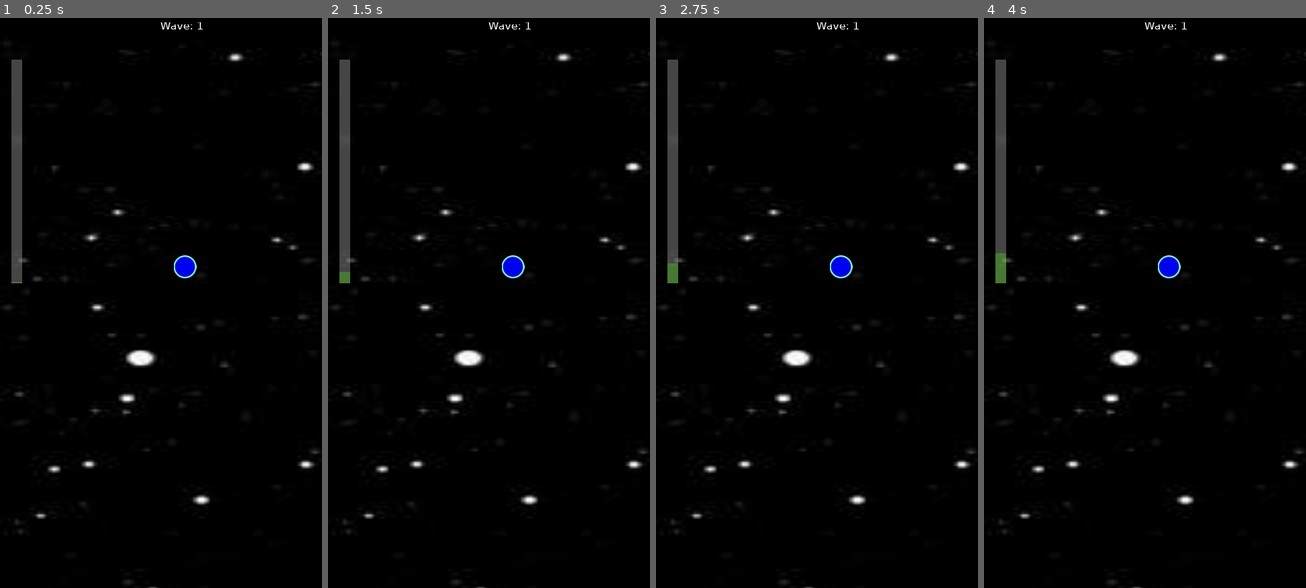
Above: before the commit, frames 1-4 (left to right).
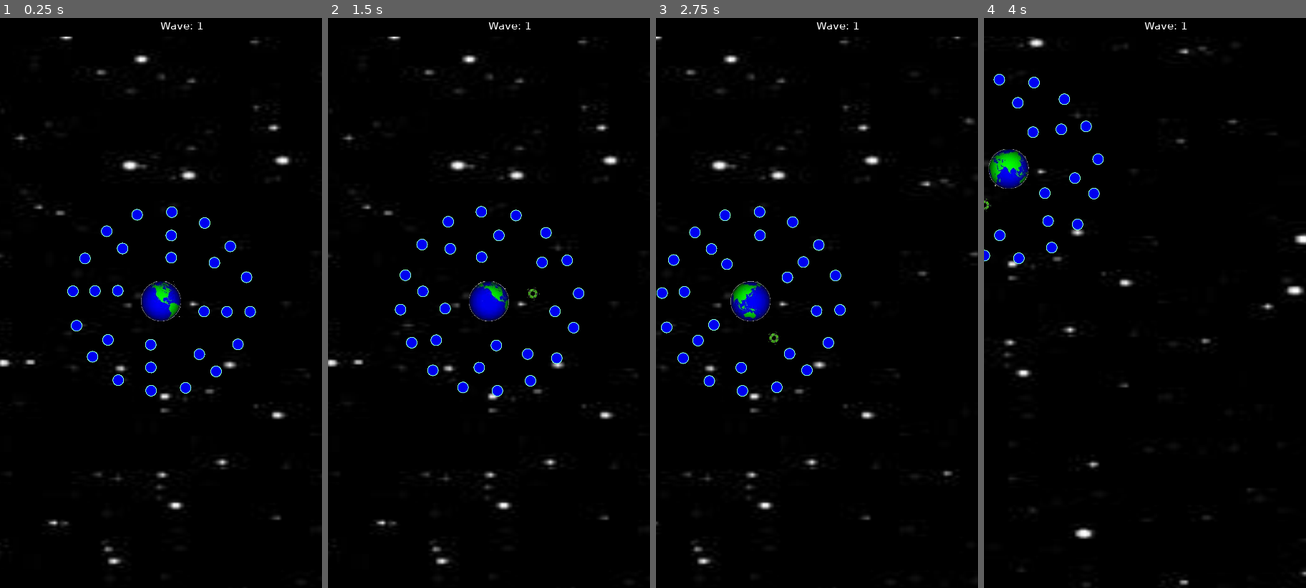
Above: after the commit, the same moments.

Repository: stevemanderson/orbit
Game: Godot game, scene res://main.tscn
The game is run twice, just before and just after one commit, with the same random seed, the same clock (stepped at 60 frames per second) and the same inputs.
Inputs (mouse positions are in pixels of both pictures, inside the frame that each line leads up to):
- Up to frame 1 (0.25 s): no input
- Up to frame 2 (1.5 s): move the mouse to (511, 268) at 0.52 s; click (511, 268) at 0.67 s; move the mouse to (424, 331) at 1.27 s; click (424, 331) at 1.42 s
- Up to frame 3 (2.75 s): move the mouse to (849, 177) at 2.02 s; click (849, 177) at 2.17 s
- Up to frame 4 (4 s): move the mouse to (1128, 417) at 2.77 s; click (1128, 417) at 2.92 s; move the mouse to (1241, 388) at 3.52 s; click (1241, 388) at 3.67 s

The runs differ from the first frame. In frame 1, 6.4% of the frame differs, in the area x 0-100%, y 3-100%; in frame 2, 6.4%; in frame 3, 6.2%; in frame 4, 5.1%.

Commit message:
Update for main

Diff:
--- a/main.tscn
+++ b/main.tscn
@@ -2,9 +2,9 @@
 
 [ext_resource path="res://main.gd" type="Script" id=1]
 [ext_resource path="res://assets/starfield.png" type="Texture" id=2]
-[ext_resource path="res://planets/orbits/orbit_placeholder.tscn" type="PackedScene" id=3]
-[ext_resource path="res://ui/wave_progess.tscn" type="PackedScene" id=4]
-[ext_resource path="res://hud.tscn" type="PackedScene" id=5]
+[ext_resource path="res://ui/wave_progess.tscn" type="PackedScene" id=3]
+[ext_resource path="res://hud.tscn" type="PackedScene" id=4]
+[ext_resource path="res://camera.tscn" type="PackedScene" id=5]
 [ext_resource path="res://planets/earth.tscn" type="PackedScene" id=6]
 
 [sub_resource type="Curve2D" id=1]
@@ -22,15 +22,11 @@
 texture = ExtResource( 2 )
 expand = true
 
-[node name="orbit_placeholder2" parent="." instance=ExtResource( 3 )]
-position = Vector2( 413.61, 563.272 )
-scale = Vector2( 4, 4 )
-
-[node name="wave_progress" parent="." instance=ExtResource( 4 )]
+[node name="wave_progress" parent="." instance=ExtResource( 3 )]
 offset = Vector2( 25, 100 )
 transform = Transform2D( 1, 0, 0, 1, 25, 100 )
 
-[node name="hud" parent="." instance=ExtResource( 5 )]
+[node name="hud" parent="." instance=ExtResource( 4 )]
 editor/display_folded = false
 
 [node name="spawn_timer" type="Timer" parent="."]
@@ -46,6 +42,8 @@
 position = Vector2( -2287.24, -1684.78 )
 rotate = false
 
+[node name="camera" parent="." instance=ExtResource( 5 )]
+
 [node name="launch_point" type="Node2D" parent="."]
 position = Vector2( 3000, 3000 )
 
--- a/planets/earth.tscn
+++ b/planets/earth.tscn
@@ -13,10 +13,7 @@
 [node name="Planet" parent="." instance=ExtResource( 1 )]
 
 [node name="inner_orbit" parent="." instance=ExtResource( 2 )]
-orbital_entity_count = 0
 
 [node name="middle_orbit" parent="." instance=ExtResource( 3 )]
-orbital_entity_count = 0
 
 [node name="outer_orbit" parent="." instance=ExtResource( 4 )]
-orbital_entity_count = 0
--- a/planets/orbits/orbit.gd
+++ b/planets/orbits/orbit.gd
@@ -11,10 +11,13 @@
 		var current_offset = offset_per
 		for i in range(orbital_entity_count):
 			$orbit_path.get_child(i).set_offset(current_offset)
-			orbital_entities[i] = preload("res://planets/orbits/orbit_placeholder.tscn").instance()
-			placeholders[i] = orbital_entities[i]
+			var entity = preload("res://planets/orbits/orbit_placeholder.tscn").instance()
+			orbital_entities[entity.get_instance_id()] = {}
+			orbital_entities[entity.get_instance_id()].index = i
+			orbital_entities[entity.get_instance_id()].entity = entity
+			placeholders[i] = orbital_entities[entity.get_instance_id()].entity
 			placeholders[i].connect("placeholder_selected", self, "_placeholder_selected")
-			$orbit_path.get_child(i).add_child(orbital_entities[i])
+			$orbit_path.get_child(i).add_child(orbital_entities[entity.get_instance_id()].entity)
 			current_offset += offset_per
 	$orbit_path.set_process(true)
 
@@ -23,4 +26,17 @@
 		follow.set_offset(follow.get_offset() + 0.75 + delta)
 
 func _placeholder_selected(placeholder):
-	print('test')
+	var key = placeholder.get_instance_id()
+	if orbital_entities.has(key):
+		var index = orbital_entities[key].index
+		var entity = orbital_entities[key].entity
+
+		var child = $orbit_path.get_child(index)
+		child.remove_child(entity)
+
+		orbital_entities.erase(key)
+
+		orbital_entities[key] = {}
+		orbital_entities[key].index = index
+		orbital_entities[key].entity = preload("res://defense/orbit_ship.tscn").instance()
+		child.add_child(orbital_entities[key].entity)
--- a/planets/orbits/orbit_placeholder.tscn
+++ b/planets/orbits/orbit_placeholder.tscn
@@ -4,7 +4,7 @@
 [ext_resource path="res://assets/orbit_placeholder.png" type="Texture" id=2]
 
 [sub_resource type="CircleShape2D" id=1]
-radius = 215.264
+radius = 7.38429
 
 [node name="orbit_placeholder" type="Area2D"]
 script = ExtResource( 1 )
--- a/ui/wave_progess.tscn
+++ b/ui/wave_progess.tscn
@@ -5,6 +5,7 @@
 [node name="wave_progress" type="CanvasLayer"]
 
 [node name="progress_bar" type="ColorRect" parent="."]
+visible = false
 margin_right = 25.0
 margin_bottom = 500.0
 color = Color( 1, 1, 1, 0.27451 )
